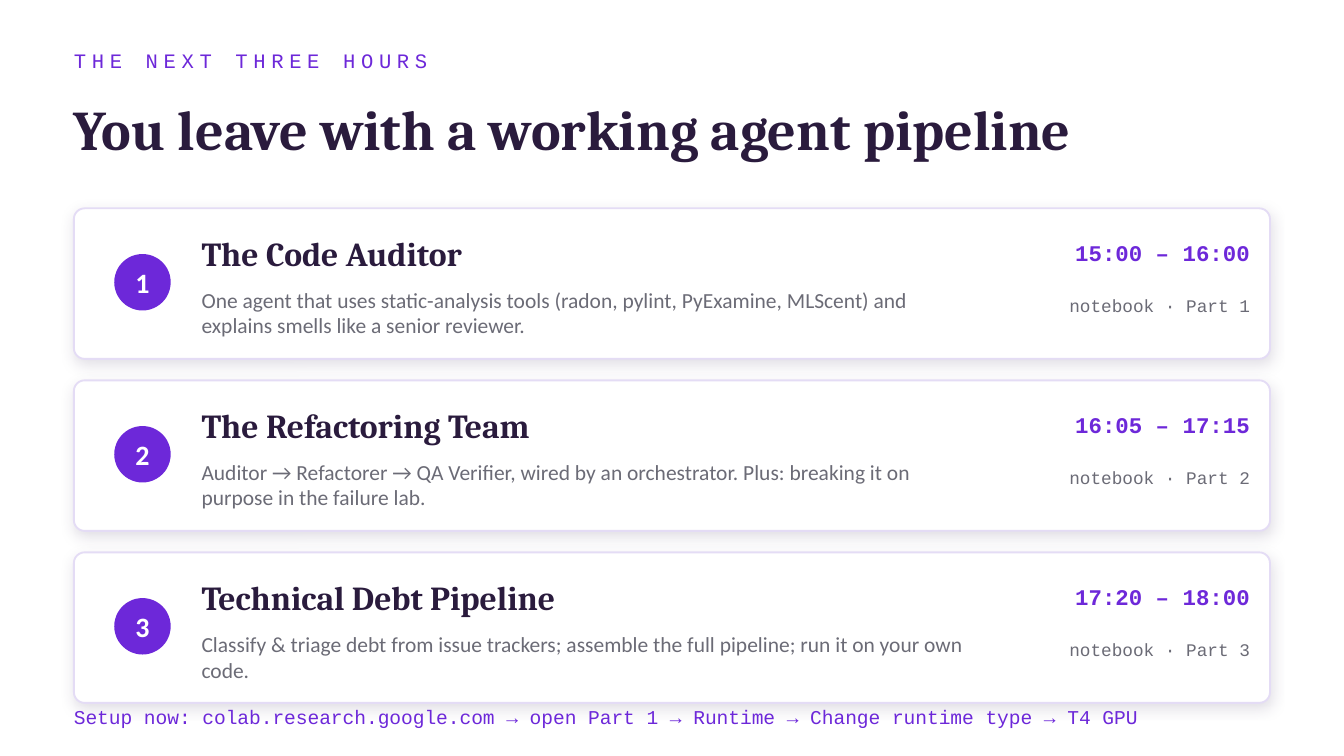
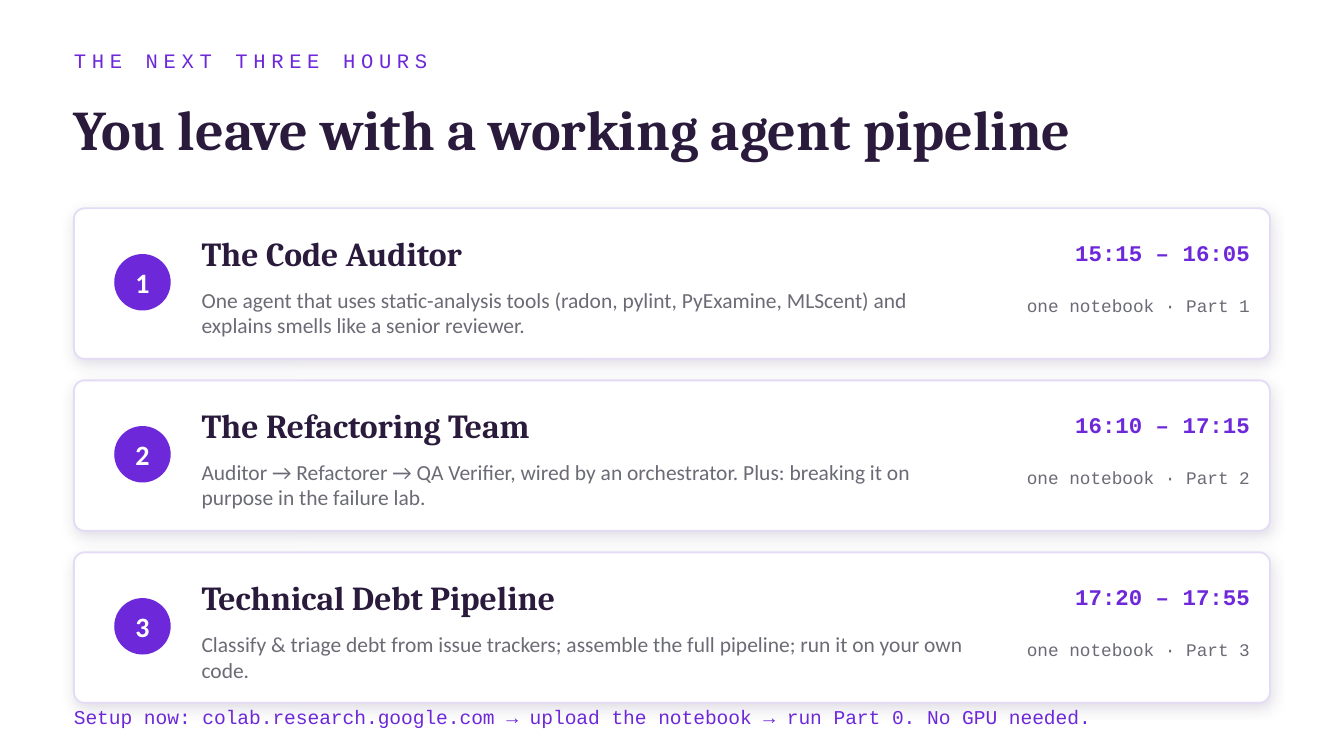
Before and after one commit to KarthikShivasankar/LLMA4SE-Workshop4, a slide deck: slide 2 of LLMA4SE_Workshop4_Slides.pptx. Drawn at 1344x756 pixels with LibreOffice and Linux fonts; fonts in the diff are those of the drawing. Boxes give left, top, right and bottom in pixels: in the first picture for what was removed or moved away, otherwise in the second. Text is boxed around its words. In the diff, an @@ line names an element or a change of style, - is before the commit and + after.

```diff
--- a/LLMA4SE_Workshop4_Slides.pptx
+++ b/LLMA4SE_Workshop4_Slides.pptx
@@ text at box(1075, 246, 1250, 262): text changed @@
-15:00 – 16:00
+15:15 – 16:05
@@ text at box(1027, 300, 1250, 312): text changed @@
-notebook · Part 1
+one notebook · Part 1
@@ text at box(1075, 418, 1250, 434): text changed @@
-16:05 – 17:15
+16:10 – 17:15
@@ text at box(1027, 472, 1250, 484): text changed @@
-notebook · Part 2
+one notebook · Part 2
@@ text at box(1075, 590, 1250, 606): text changed @@
-17:20 – 18:00
+17:20 – 17:55
@@ text at box(1027, 644, 1250, 656): text changed @@
-notebook · Part 3
+one notebook · Part 3
@@ text at box(74, 710, 1091, 728): text changed @@
-Setup now: colab.research.google.com → open Part 1 → Runtime → Change runtime type → T4 GPU
+Setup now: colab.research.google.com → upload the notebook → run Part 0. No GPU needed.
```
Also in this commit, not shown: 10 other slides changed, 1 slide added, 19 other files.
